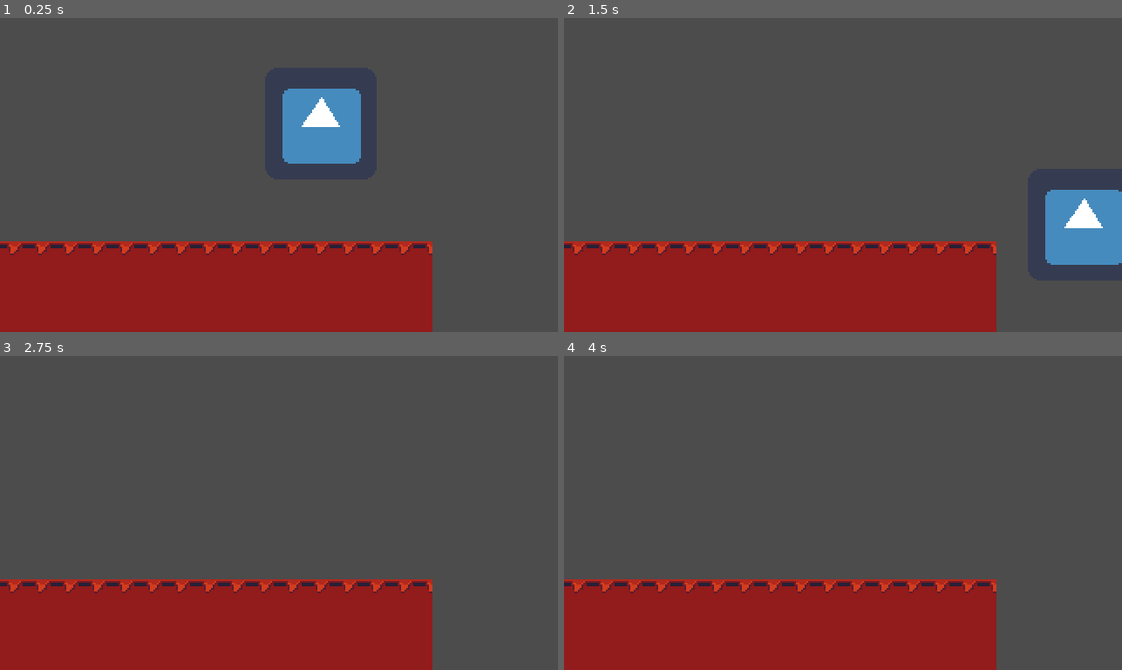
Above: before the commit, frames 1-4 (two rows, left to right).
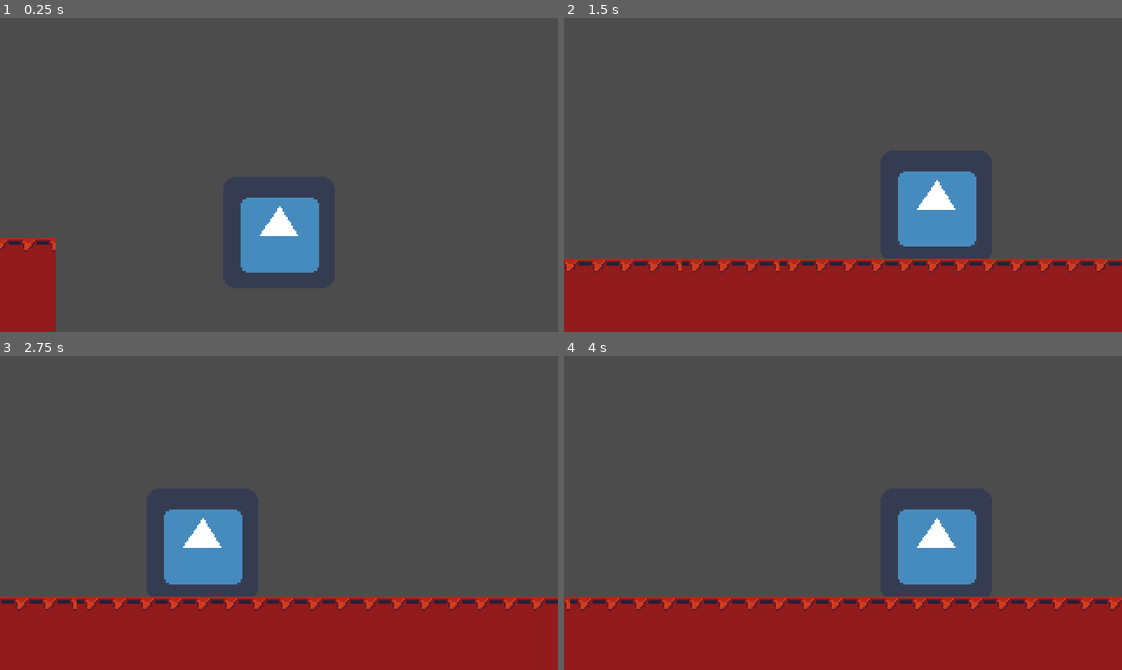
Above: after the commit, the same moments.

Repository: Pikmin4please/Supreme-Disco
Game: Godot game, scene res://World.tscn
Same seed, same stepped clock (60 frames per second), same inputs: the game is played once before the commit and once after it. The engine's default icon, where the game draws it, is replaced by a stand-in: a white triangle on a blue panel in a dark square.
Inputs:
- Up to frame 1 (0.25 s): no input
- Up to frame 2 (1.5 s): hold Right (ui_right) from 0.53 s (still down); tap Space (ui_select) at 0.77 s
- Up to frame 3 (2.75 s): tap Space (ui_select) at 1.52 s; release Right (ui_right) at 2.03 s; hold Left (ui_left) from 2.03 s (still down)
- Up to frame 4 (4 s): release Left (ui_left) at 2.78 s; hold Right (ui_right) from 2.78 s (still down); tap Space (ui_select) at 3.02, 3.77 s

The runs differ from the first frame. In frame 1, 25% of the frame differs, in the area x 0-78%, y 22-100%; in frame 2, 17%; in frame 3, 14%; in frame 4, 14%.

Commit message:
Created a main camera

Diff:
--- a/Player.tscn
+++ b/Player.tscn
@@ -14,3 +14,7 @@
 
 [node name="CollisionShape2D" type="CollisionShape2D" parent="."]
 shape = SubResource( 1 )
+
+[node name="RemoteTransform2D" type="RemoteTransform2D" parent="."]
+update_rotation = false
+update_scale = false
--- a/World.tscn
+++ b/World.tscn
@@ -7,6 +7,9 @@
 
 [node name="Player" parent="." instance=ExtResource( 1 )]
 position = Vector2( 184, 24 )
+
+[node name="RemoteTransform2D" parent="Player" index="2"]
+remote_path = NodePath("../../Camera2D")
 
 [node name="test_floor" parent="." instance=ExtResource( 2 )]
 position = Vector2( 24, 160 )
@@ -18,7 +21,35 @@
 position = Vector2( 216, 160 )
 
 [node name="test_floor4" parent="." instance=ExtResource( 2 )]
-position = Vector2( 168, 160 )
+position = Vector2( 176, 160 )
 
 [node name="test_floor5" parent="." instance=ExtResource( 2 )]
 position = Vector2( 120, 160 )
+
+[node name="test_floor6" parent="." instance=ExtResource( 2 )]
+position = Vector2( 24, 96 )
+
+[node name="test_floor7" parent="." instance=ExtResource( 2 )]
+position = Vector2( 536, 160 )
+
+[node name="test_floor8" parent="." instance=ExtResource( 2 )]
+position = Vector2( 472, 160 )
+
+[node name="test_floor9" parent="." instance=ExtResource( 2 )]
+position = Vector2( 408, 160 )
+
+[node name="test_floor10" parent="." instance=ExtResource( 2 )]
+position = Vector2( 344, 160 )
+
+[node name="test_floor11" parent="." instance=ExtResource( 2 )]
+position = Vector2( 280, 160 )
+
+[node name="Camera2D" type="Camera2D" parent="."]
+position = Vector2( 184, 24 )
+current = true
+limit_smoothed = true
+drag_margin_h_enabled = true
+drag_margin_v_enabled = true
+smoothing_enabled = true
+
+[editable path="Player"]
